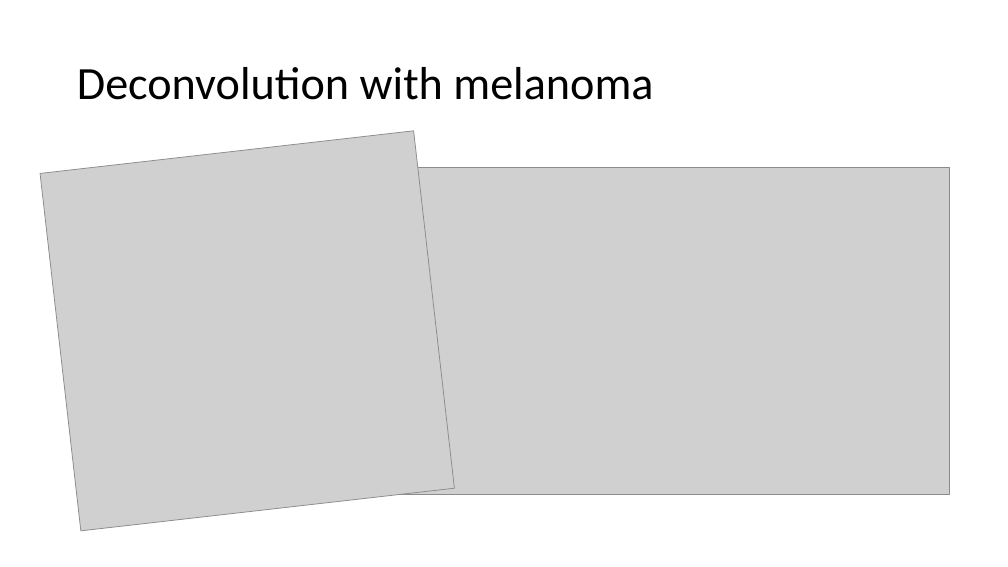
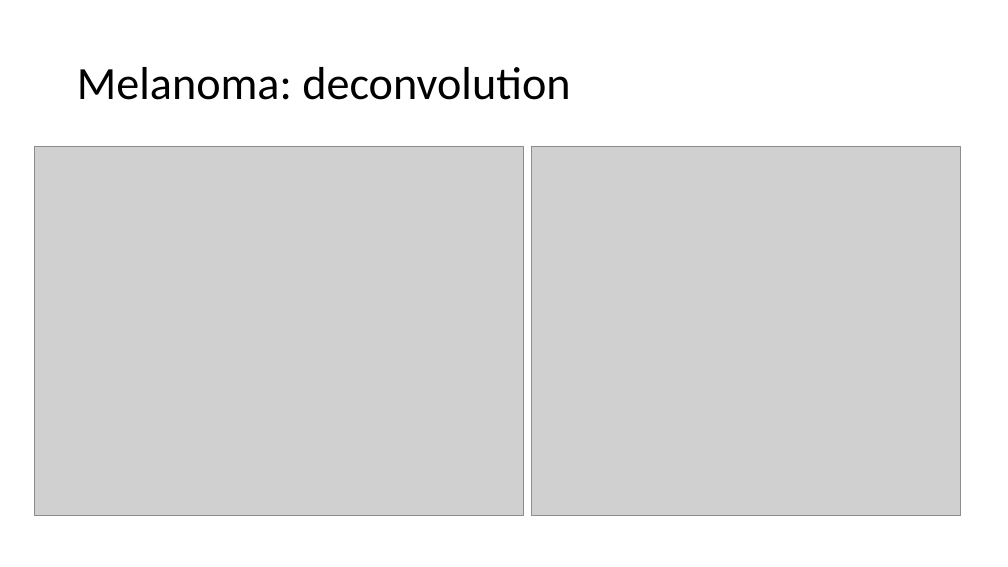
Before and after one commit to edward130603/BayesSpace, a slide deck: slide 5 of output/slides/slides_6-6.pptx (slide 3 before the commit). Drawn at 1008x567 pixels with LibreOffice and Linux fonts; fonts in the diff are those of the drawing; grey boxes stand for pictures. Boxes give left, top, right and bottom in pixels: in the first picture for what was removed or moved away, otherwise in the second. Text is boxed around its words. In the diff, an @@ line names an element or a change of style, - is before the commit and + after.

Commit message:
melanoma simulation

```diff
--- a/output/slides/slides_6-6.pptx
+++ b/output/slides/slides_6-6.pptx
@@ title at [77,67,570,100]: text changed @@
-Deconvolution with melanoma
+Melanoma: deconvolution
@@ picture at [35,147,523,516]: rotation 353 to 0 degrees @@
@@ picture: place and size @@
-picture at [380,167,949,494]
+picture at [532,147,960,516]
```
Also in this commit, not shown: 2 other slides changed, 6 slides added, 1 slide removed, 5 other files.
